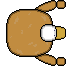
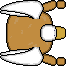
Two versions of the same layered image (w=66, h=66). Layer-by-layer changes:
added layer "wing2" above "wing" over 0, 0, 44, 66
showed "wing" over 0, 5, 42, 61
showed "Background" over 0, 0, 44, 66
